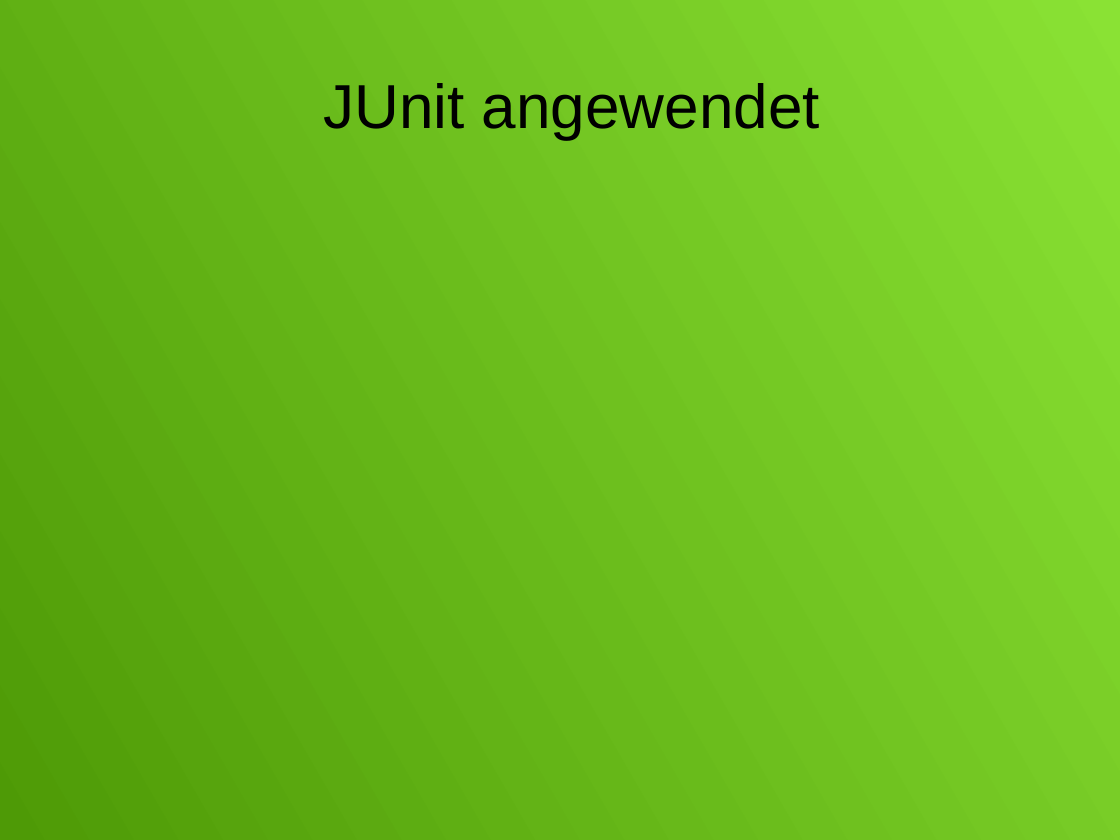
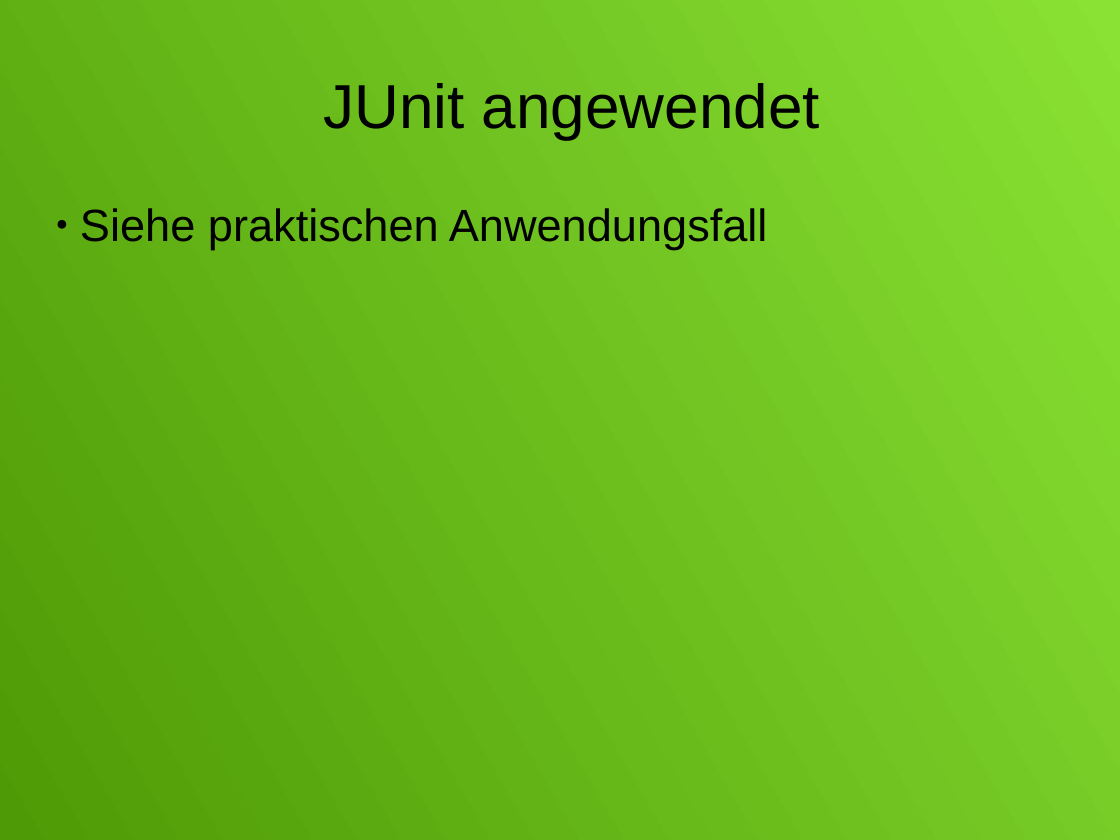
Before and after one commit to ChristianMarzianGithub/JUnitVortrag, a slide deck: slide 4 of JUnit.odp. Drawn at 1120x840 pixels with LibreOffice and Linux fonts; fonts in the diff are those of the drawing. Boxes give left, top, right and bottom in pixels: in the first picture for what was removed or moved away, otherwise in the second. Text is boxed around its words. In the diff, an @@ line names an element or a change of style, - is before the commit and + after.

```diff
--- a/JUnit.odp
+++ b/JUnit.odp
@@ subtitle added at [80, 208, 768, 250], 32 pt, text #000000 @@
+● Siehe praktischen Anwendungsfall
```
Also in this commit, not shown: 4 other slides changed.
